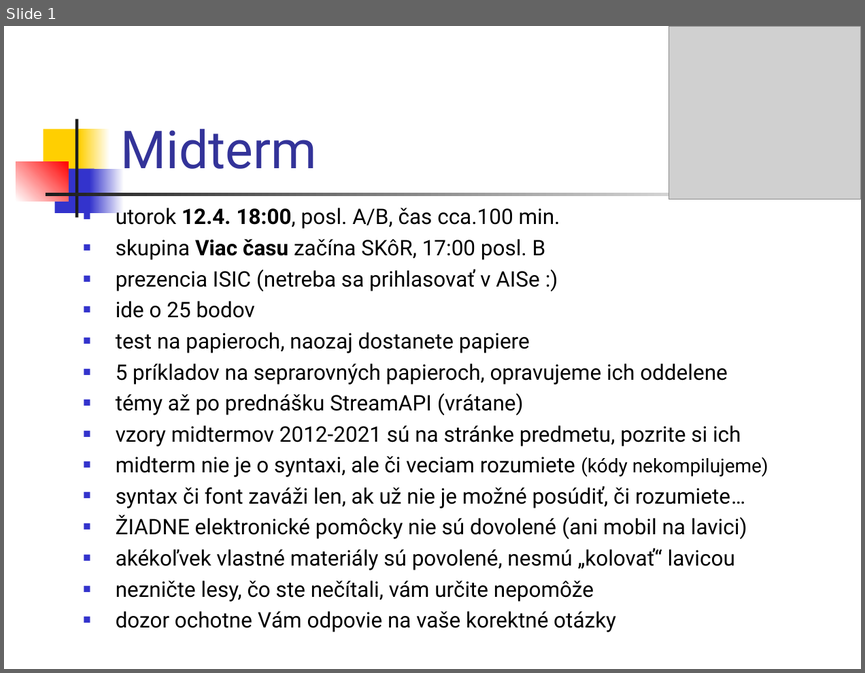
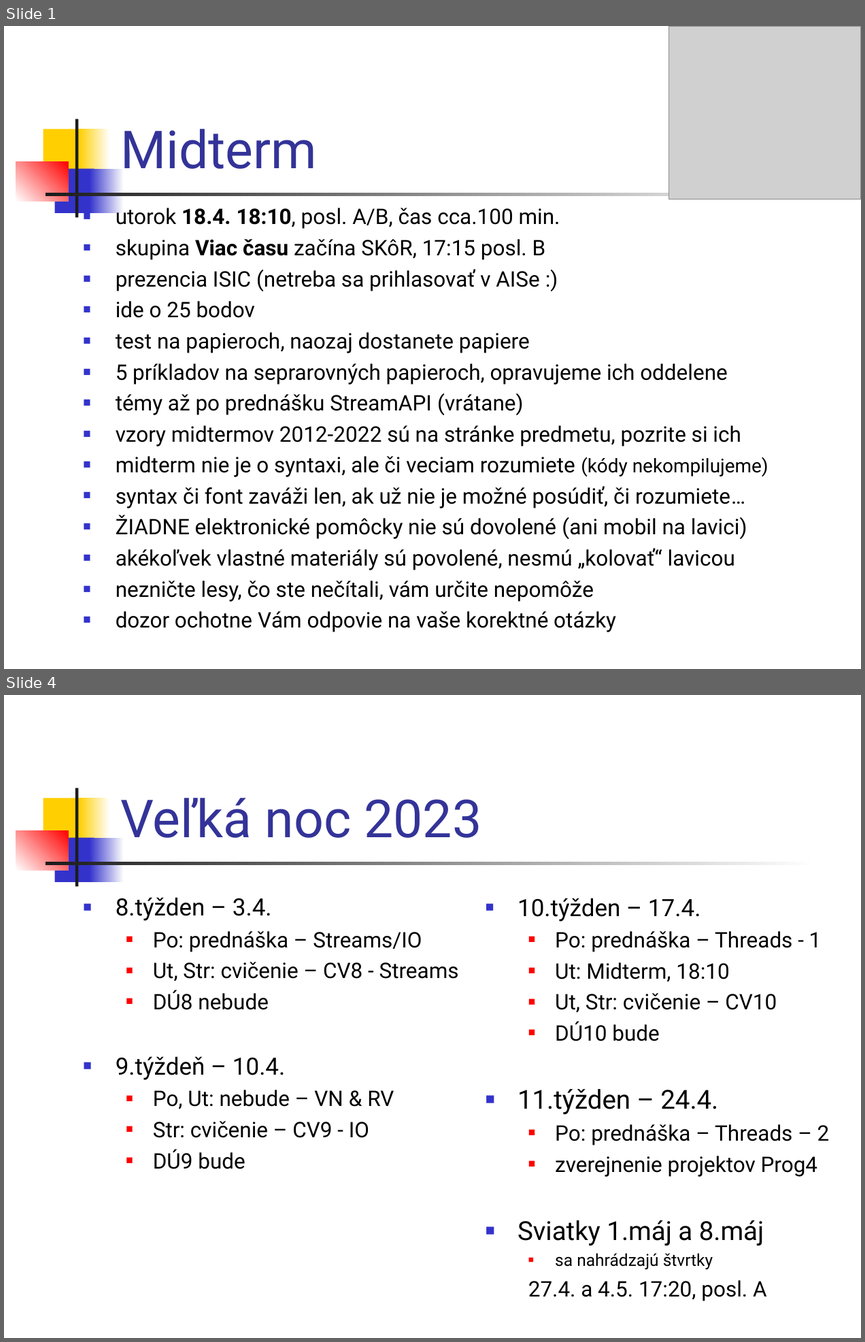
Before and after one commit to Programovanie4/Prednasky, a slide deck: 08/08_java_intro.ppt. Shown one above the other, each under a label of ours: slide 1 before the commit, slides 1 and 4 after it; the slides between them are not shown. The pictures are 865x673 and 865x1342 pixels, drawn with LibreOffice and Linux fonts; fonts in the diff are those of the drawing; grey boxes stand for pictures. Boxes give left, top, right and bottom in pixels: in the first picture for what was removed or moved away, otherwise in the second. Text is boxed around its words. In the diff, an @@ line names an element or a change of style, - is before the commit and + after.

```diff
--- a/08/08_java_intro.ppt
+++ b/08/08_java_intro.ppt
@@ slide 4 added at <box>4,695,861,1338</box>, background #FFFFFF; not listed: 7 template elements that a slide beside it also shows @@
@@ title added at <box>120,798,481,838</box>, 44 pt, text #333399 @@
+Veľká noc 2023
@@ text added at <box>116,897,459,1169</box>, 18 pt, text #000000 @@
+■ 8.týžden – 3.4.
+  ■ Po: prednáška – Streams/IO
+  ■ Ut, Str: cvičenie – CV8 - Streams
+  ■ DÚ8 nebude
+■ 9.týždeň – 10.4.
+  ■ Po, Ut: nebude – VN & RV
+  ■ Str: cvičenie – CV9 - IO
+  ■ DÚ9 bude
@@ text added at <box>517,898,830,1301</box>, 18 pt, text #000000 @@
+■ 10.týžden – 17.4.
+  ■ Po: prednáška – Threads - 1
+  ■ Ut: Midterm, 18:10
+  ■ Ut, Str: cvičenie – CV10
+  ■ DÚ10 bude
+■ 11.týžden – 24.4.
+  ■ Po: prednáška – Threads – 2
+  ■ zverejnenie projektov Prog4
+■ Sviatky 1.máj a 8.máj
+  ■ sa nahrádzajú štvrtky
+  27.4. a 4.5. 17:20, posl. A
@@ slide 1 changed as well @@
@@ text at <box>116,205,560,260</box>: text changed @@
-■ utorok 12.4. 18:00, posl. A/B, čas cca.100 min.
-■ skupina Viac času začína SKôR, 17:00 posl. B
+■ utorok 18.4. 18:10, posl. A/B, čas cca.100 min.
+■ skupina Viac času začína SKôR, 17:15 posl. B
@@ text at <box>116,425,740,446</box>: text changed @@
-■ vzory midtermov 2012-2021 sú na stránke predmetu, pozrite si ich
+■ vzory midtermov 2012-2022 sú na stránke predmetu, pozrite si ich
```
Also in this commit, not shown: 2 other slides added, 8 slides removed, 4 other files.
